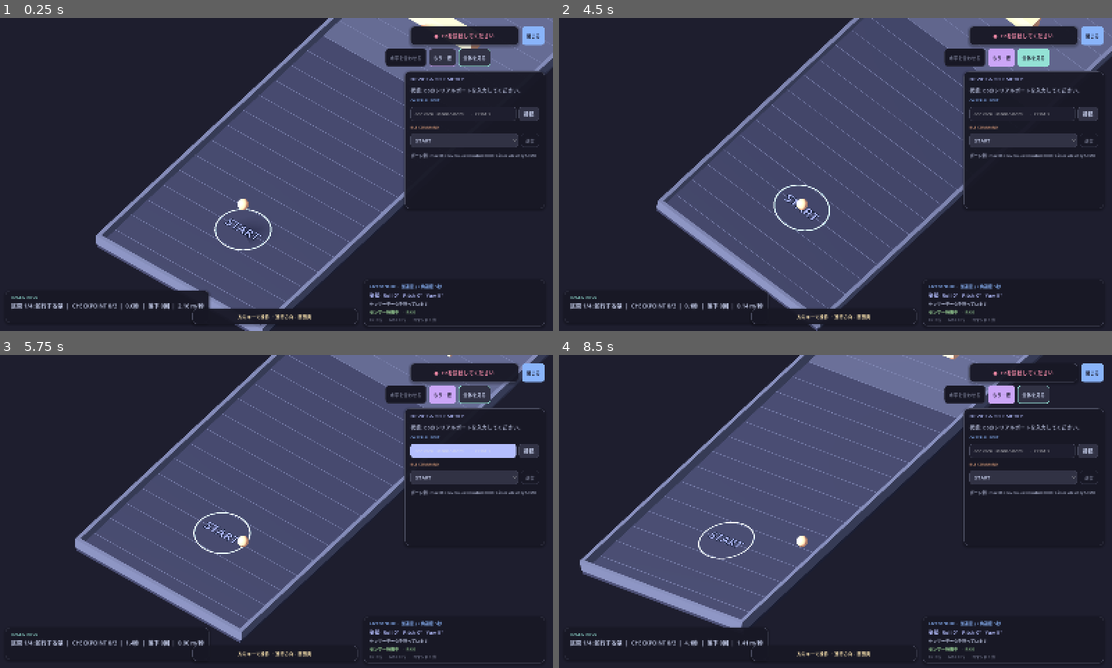
Above: before the commit, frames 1-4 (two rows, left to right).
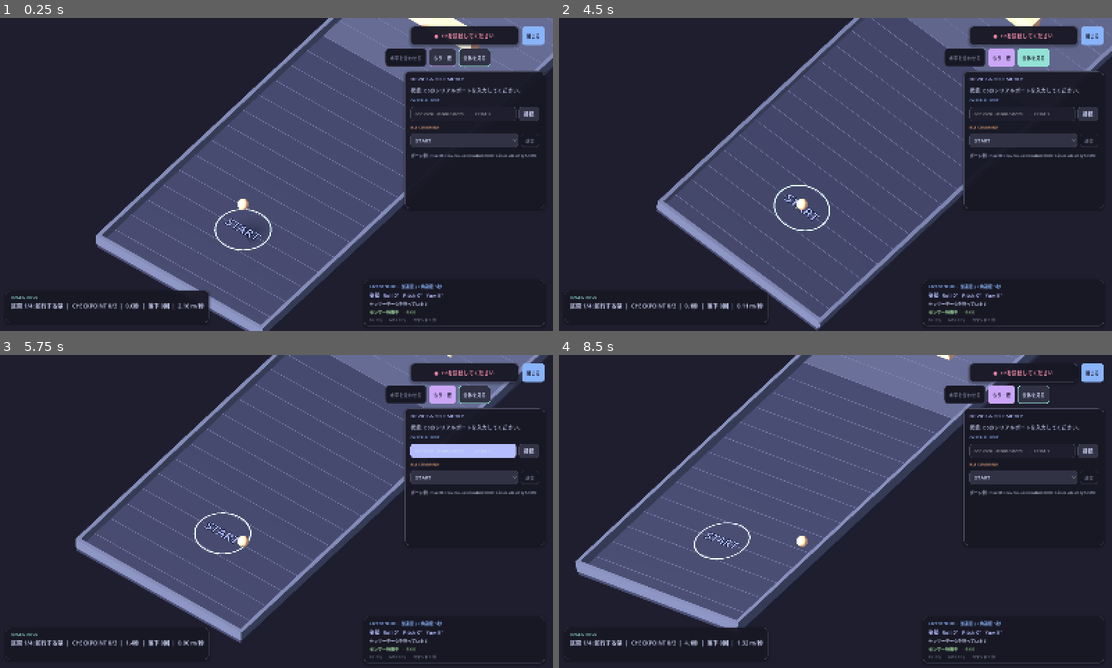
Above: after the commit, the same moments.

Repository: dreaminbb/kosen-fes-2026-gyro-sensor-demo
Game: Godot game, scene res://scenes/ble_monitor.tscn
The game is run twice, just before and just after one commit, with the same random seed, the same clock (stepped at 60 frames per second) and the same inputs.
Inputs:
- Up to frame 1 (0.25 s): no input
- Up to frame 2 (4.5 s): click "START" at 0.5 s; click "START" at 1.25 s; click "閉じる" at 2 s; click "接続設定" at 2.75 s; click "もう一度" at 3.5 s; hold Right from 4.28 s (still down)
- Up to frame 3 (5.75 s): release Right at 5.03 s; hold Down from 5.03 s (still down)
- Up to frame 4 (8.5 s): release Down at 5.78 s; hold Right 5.78-6.53 s; hold Up 6.53-7.28 s; hold Left from 7.28 s (still down)

The runs differ from the first frame. In frame 1, 0.7% of the frame differs, in the area x 34-65%, y 92-99%; in frame 2, 1.0%; in frame 3, 1.0%; in frame 4, 5.9%, in the area x 2-87%, y 0-98%.

Commit message:
地面の線の模様を削除

Diff:
--- a/高専祭玉転がし/project.godot
+++ b/高専祭玉転がし/project.godot
@@ -26,8 +26,8 @@
 [physics]
 
 common/physics_ticks_per_second=120
+3d/physics_engine="Jolt Physics"
 common/physics_interpolation=true
-3d/physics_engine="Jolt Physics"
 
 [rendering]
 
--- a/高専祭玉転がし/scripts/ball_platform.gd
+++ b/高専祭玉転がし/scripts/ball_platform.gd
@@ -10,7 +10,7 @@
 const FALL_HEIGHT := -3.0
 const MAX_TILT_DEGREES := 18.0
 # 時定数約21 ms。50 Hz・係数16/秒だった台の追従遅れを短縮する。
-const ROTATION_SMOOTHING_RATE := 48.0
+const ROTATION_SMOOTHING_RATE := 20.0
 const START_POSITION := Vector3(0.0, 0.0, 24.0)
 const GOAL_POSITION := Vector3(0.0, 0.0, -26.0)
 const CHECKPOINTS := [
@@ -218,7 +218,7 @@
 		_add_bumper(offset)
 	# 床の細線は装飾だけで、球の走行を妨げない。
 	for z_position in range(-27, 28):
-		if z_position > -25 and z_position < -10:
+		if z_position >= -25 and z_position <= -3:
 			continue
 		var line_width := 2.2 if z_position < -10 else 7.8
 		_add_box(platform, Vector3(line_width, 0.006, 0.018), Vector3(0.0, 0.105, z_position), MOCHA_SURFACE_2)
--- a/高専祭玉転がし/scripts/ble_monitor.gd
+++ b/高専祭玉転がし/scripts/ble_monitor.gd
@@ -69,7 +69,6 @@
 var connection_panel_button: Button
 var connection_status_label: Label
 var telemetry_detail_label: Label
-var control_hint_label: Label
 
 
 func _ready() -> void:
@@ -93,7 +92,6 @@
 	var focus := get_viewport().gui_get_focus_owner()
 	ball_game.keyboard_enabled = not sensor_fresh and not (focus is LineEdit)
 	ball_game.set_sensor_angular_velocity(sensor_angular_velocity if sensor_fresh else Vector3.ZERO)
-	control_hint_label.text = "BLEコントローラーを傾けて操作" if sensor_fresh else "方向キーで操作  ·  進行方向：画面奥"
 	if not sensor_fresh and focus is LineEdit:
 		ball_game.set_target_tilt(0.0, 0.0)
 
@@ -229,16 +227,6 @@
 	telemetry_detail_label.add_theme_font_size_override("font_size", 11)
 	telemetry_detail_label.add_theme_color_override("font_color", MOCHA_OVERLAY_0)
 	sensor_layout.add_child(telemetry_detail_label)
-
-	var help_chip := _make_game_panel("ControlHint")
-	_set_panel_rect(help_chip, 0.5, 1.0, 0.5, 1.0, Vector4(-238, -64, 238, -20))
-	control_hint_label = Label.new()
-	control_hint_label.text = "方向キーで操作  ·  進行方向：画面奥"
-	control_hint_label.horizontal_alignment = HORIZONTAL_ALIGNMENT_CENTER
-	control_hint_label.add_theme_color_override("font_color", MOCHA_YELLOW)
-	control_hint_label.add_theme_font_size_override("font_size", 13)
-	help_chip.add_child(control_hint_label)
-	overlay.add_child(help_chip)
 
 	connection_panel = _make_game_panel("ConnectionSettings")
 	_set_panel_rect(connection_panel, 1.0, 0.0, 1.0, 0.0, Vector4(-426, 154, -24, 548))
Not shown, changed: kosen-fes-2026.ino
